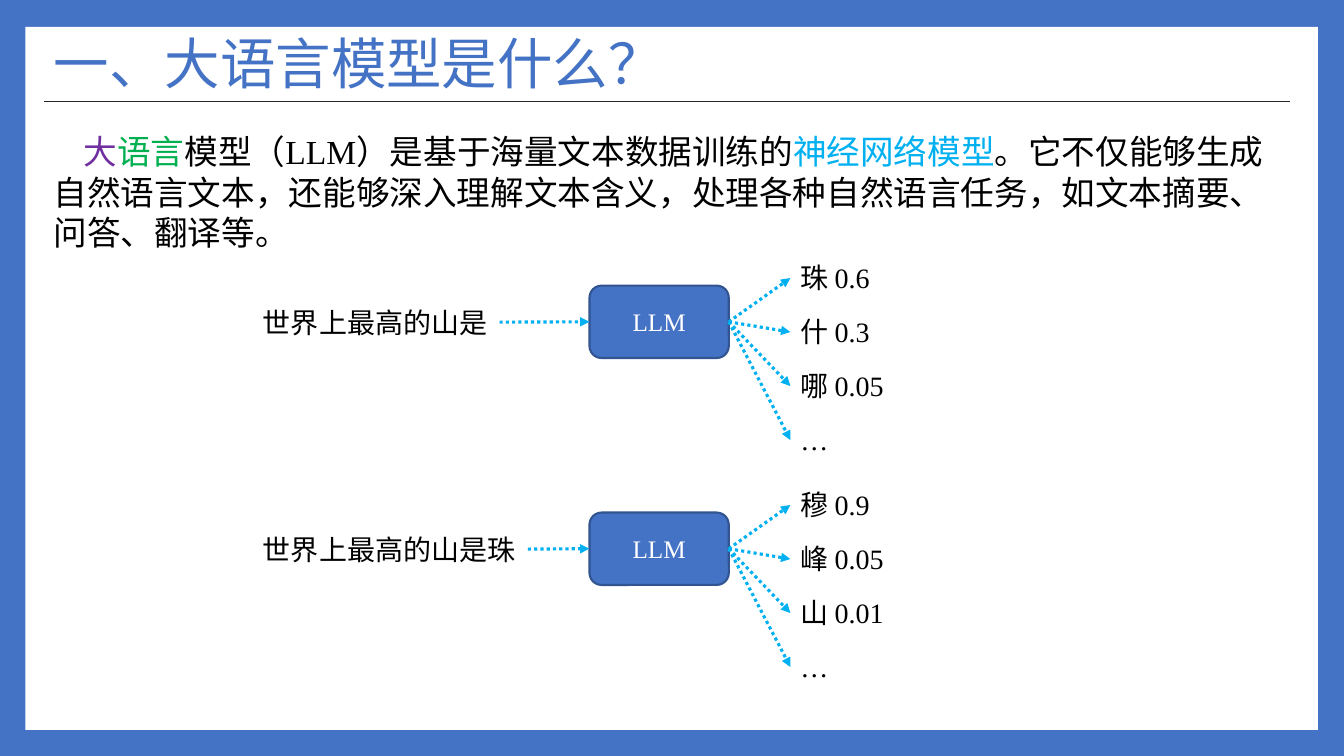
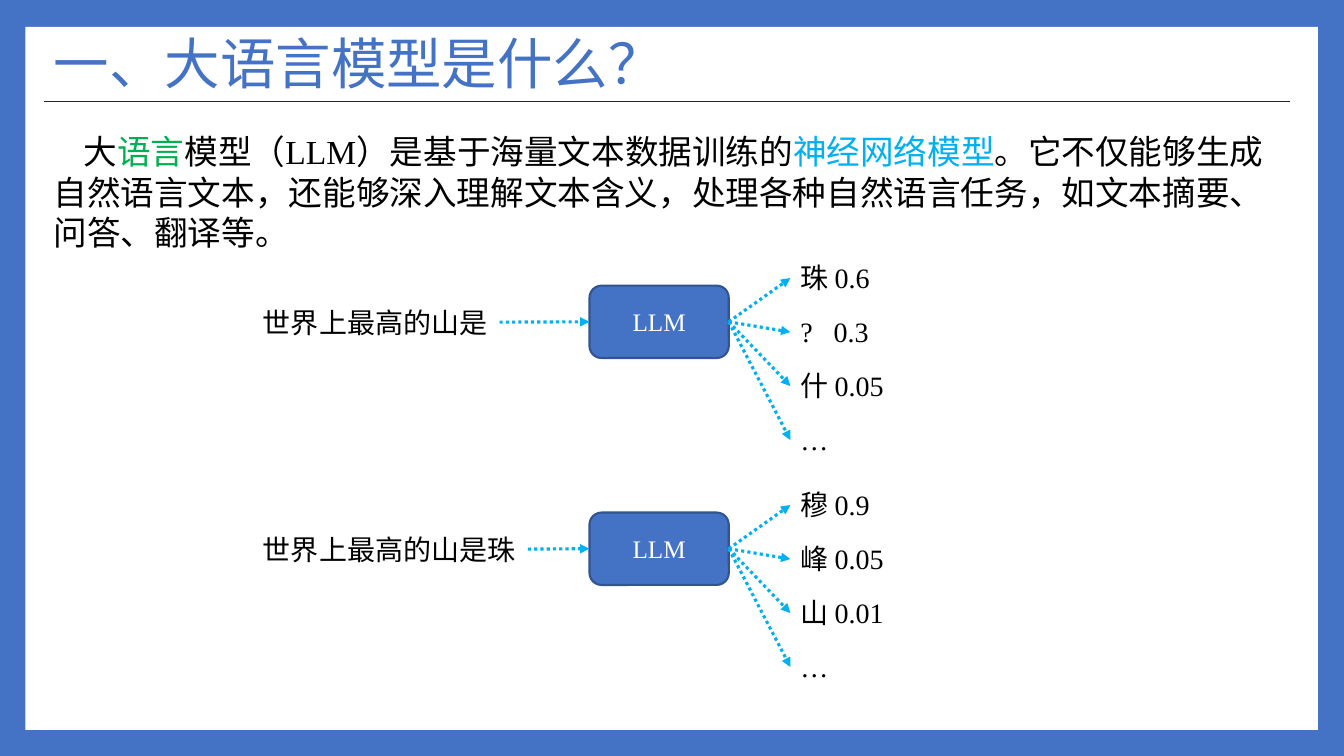
Before and after one commit to ylsdamxssjxxdd/eva, a slide deck: slide 5 of utils/软件介绍.pptx (slide 7 before the commit). Drawn at 1344x756 pixels with LibreOffice and Linux fonts; fonts in the diff are those of the drawing. Boxes give left, top, right and bottom in pixels: in the first picture for what was removed or moved away, otherwise in the second. Text is boxed around its words. In the diff, an @@ line names an element or a change of style, - is before the commit and + after.

```diff
--- a/utils/软件介绍.pptx
+++ b/utils/软件介绍.pptx
@@ text "大语言模型（LLM）是基于海量文本数据训练的神经网络模型。它不仅能够生成自然语言文本，还能够深入理解文本含义，处理各种自 ..." at box(54, 135, 1264, 248): text colour #7030A0 to #000000 in "大语言模型（LLM）是基于海量文本数据训练的神经网络模型。它不仅能够生成自然语言文本，还能够深入理解文本含义，处理各种自 ..." @@
@@ text at box(834, 323, 869, 343): text changed @@
-什 0.3
+? 0.3
@@ text at box(800, 372, 884, 399): text changed @@
-哪 0.05
+什 0.05
```
Also in this commit, not shown: 2 other slides changed, 1 slide added, 36 other files.
